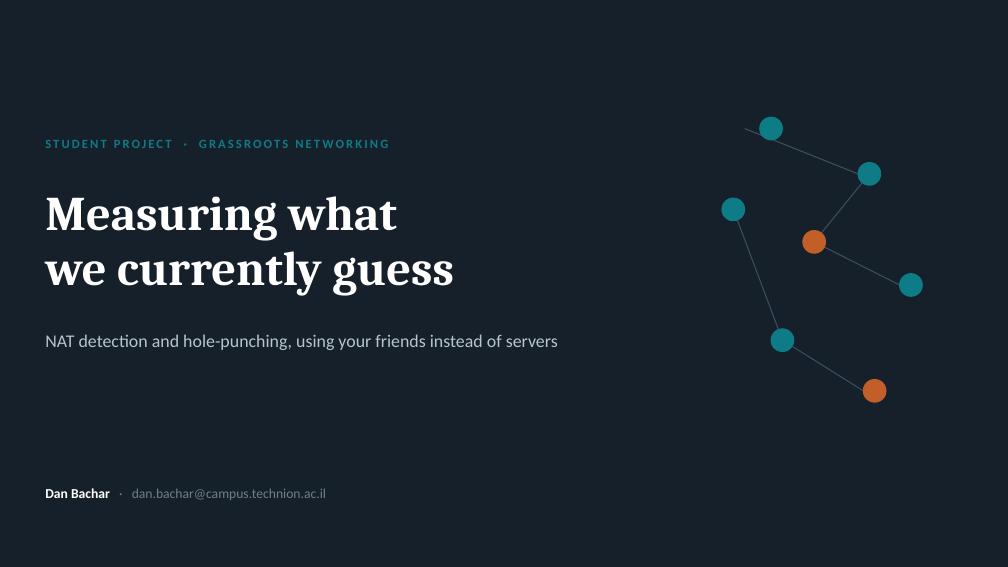
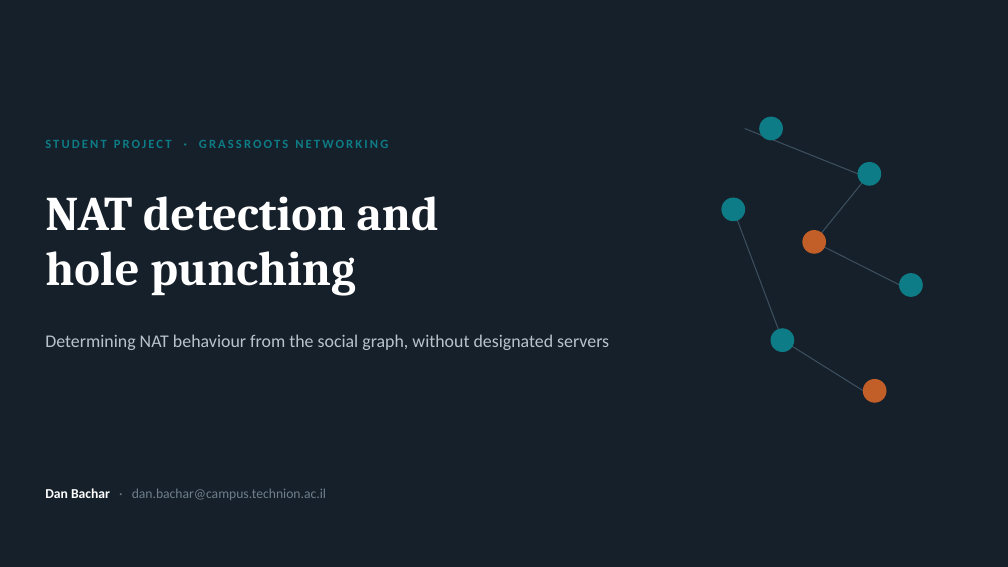
Before and after one commit to danbachar/grassroots-networking, a slide deck: slide 1 of docs/student-projects/grassroots-nat-project.pptx. Drawn at 1008x567 pixels with LibreOffice and Linux fonts; fonts in the diff are those of the drawing. Boxes give left, top, right and bottom in pixels: in the first picture for what was removed or moved away, otherwise in the second. Text is boxed around its words. In the diff, an @@ line names an element or a change of style, - is before the commit and + after.

```diff
--- a/docs/student-projects/grassroots-nat-project.pptx
+++ b/docs/student-projects/grassroots-nat-project.pptx
@@ text at [45, 196, 439, 296]: text changed @@
-Measuring what
-we currently guess
+NAT detection and
+hole punching
@@ text at [45, 334, 609, 350]: text changed @@
-NAT detection and hole-punching, using your friends instead of servers
+Determining NAT behaviour from the social graph, without designated servers
```
Also in this commit, not shown: 10 other slides changed, 3 other files.
